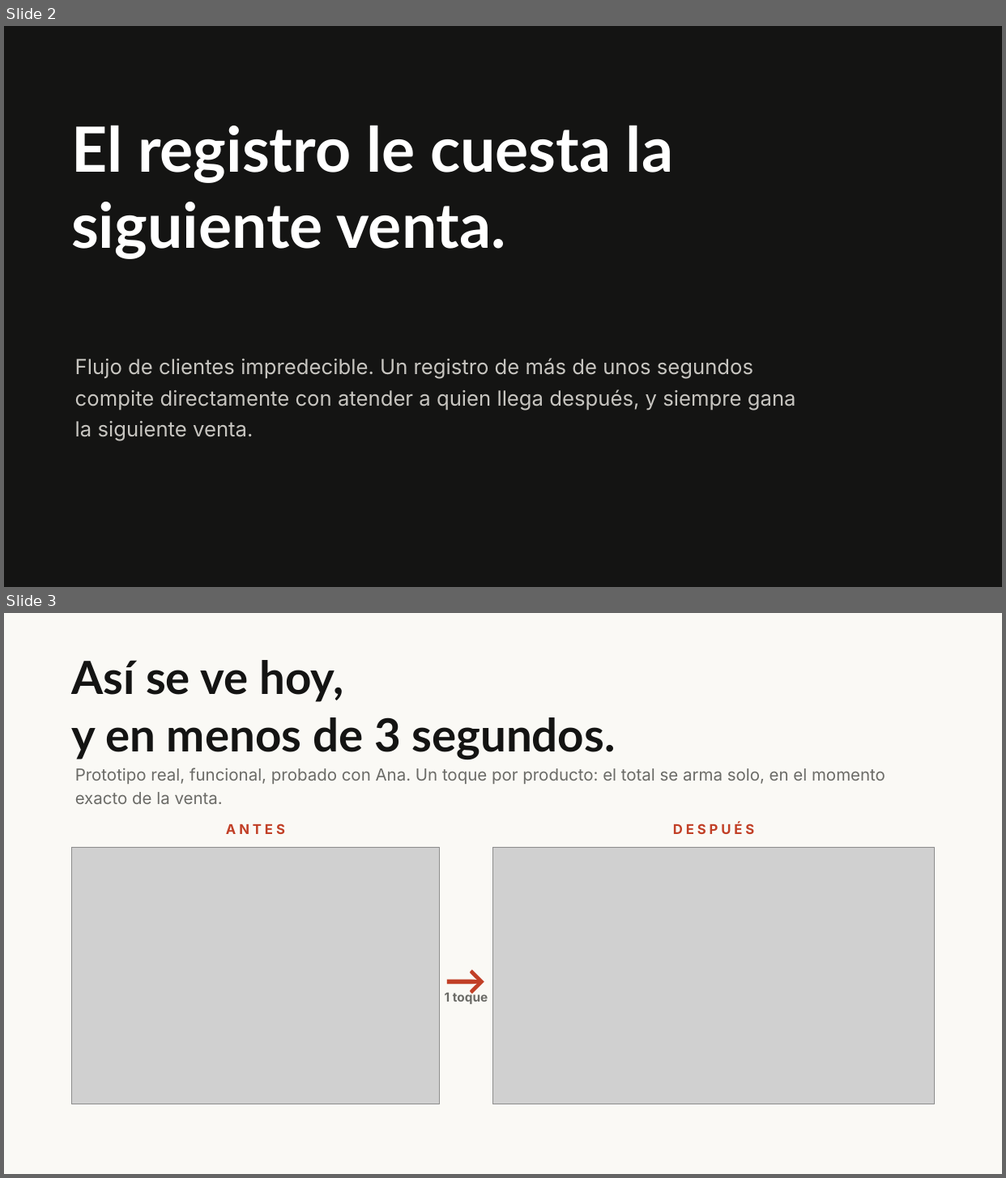
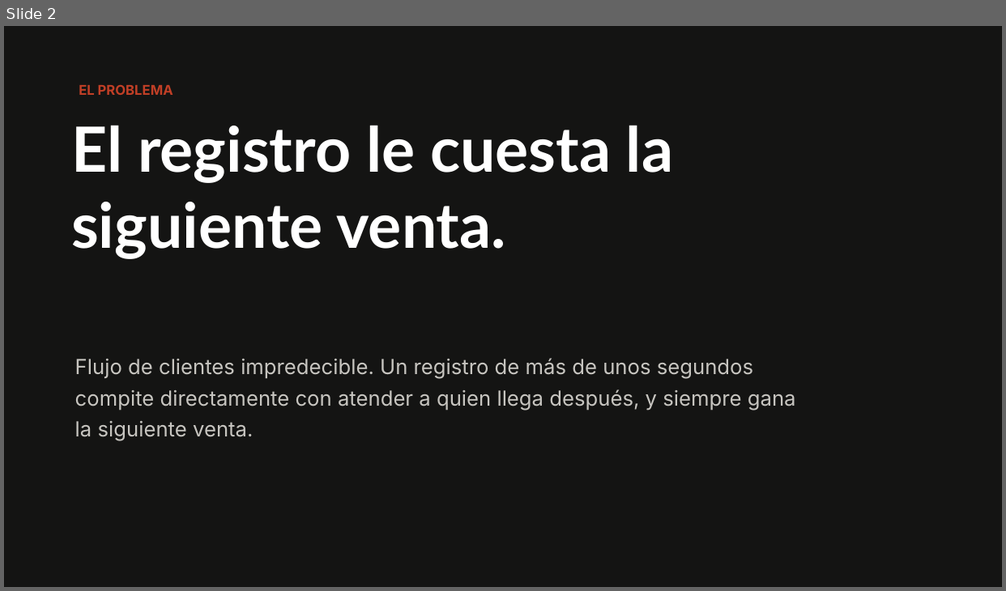
Before and after one commit to claudiafalcon/nahui, a slide deck: evidence/2026-08-22-demo-day/Nahui - Pitch Demo Day v2.pptx. Shown one above the other, each under a label of ours: slides 2 and 3 before the commit, slide 2 after it. The pictures are 1006x1178 and 1006x591 pixels, drawn with LibreOffice and Linux fonts; fonts in the diff are those of the drawing; grey boxes stand for pictures. Boxes give left, top, right and bottom in pixels: in the first picture for what was removed or moved away, otherwise in the second. Text is boxed around its words. In the diff, an @@ line names an element or a change of style, - is before the commit and + after.

```diff
--- a/evidence/2026-08-22-demo-day/Nahui - Pitch Demo Day v2.pptx
+++ b/evidence/2026-08-22-demo-day/Nahui - Pitch Demo Day v2.pptx
@@ slide 3 removed at <box>4,613,1002,1174</box>, background #FFFFFF @@
@@ rectangle removed at <box>4,613,1002,1174</box> @@
@@ text removed at <box>71,660,615,760</box> @@
-Así se ve hoy,
-y en menos de 3 segundos.
@@ text removed at <box>75,768,885,804</box> @@
-Prototipo real, funcional, probado con Ana. Un toque por producto: el total se arma solo, en el momento exacto de la venta.
@@ text removed at <box>226,824,285,834</box> @@
-A N T E S
@@ text removed at <box>673,823,754,834</box> @@
-D E S P U É S
@@ picture removed at <box>71,847,440,1104</box> @@
@@ picture removed at <box>493,847,935,1104</box> @@
@@ text removed at <box>442,954,492,989</box> @@
-→
@@ text removed at <box>445,990,488,1004</box> @@
-1 toque
@@ slide 2 changed as well @@
@@ text added at <box>79,84,173,95</box>, 13 pt, text #C13F26, bold @@
+EL PROBLEMA
```
Also in this commit, not shown: 1 other slide changed, 4 slides added, 8 other slides removed, 1 other file.
